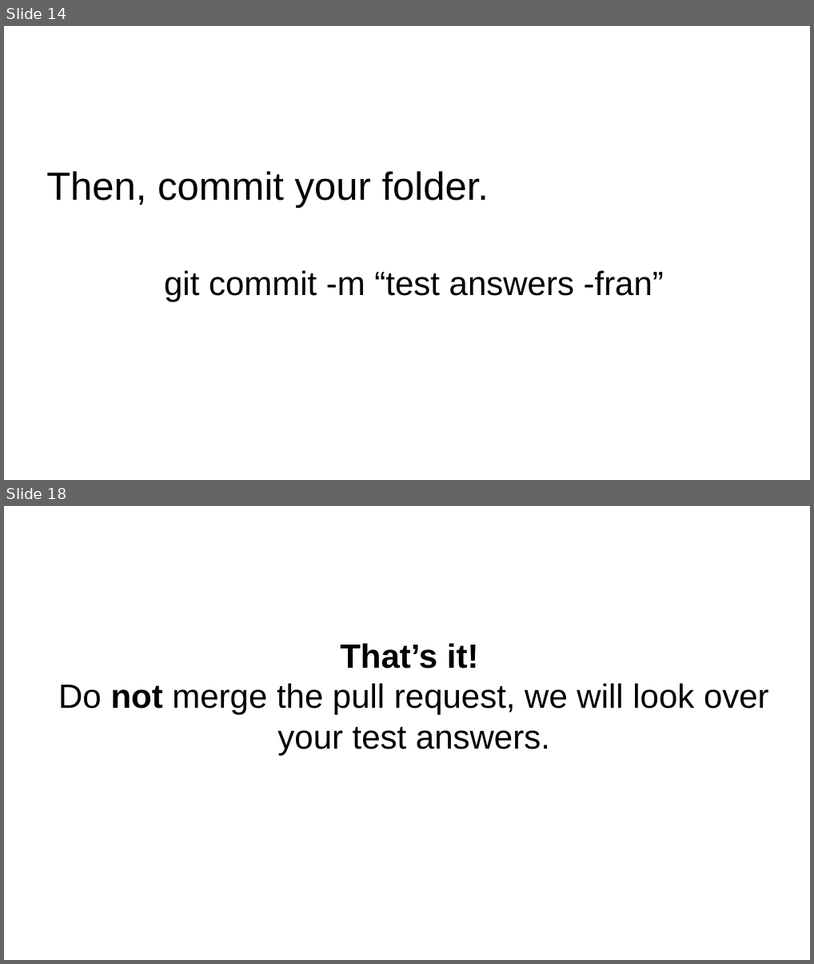
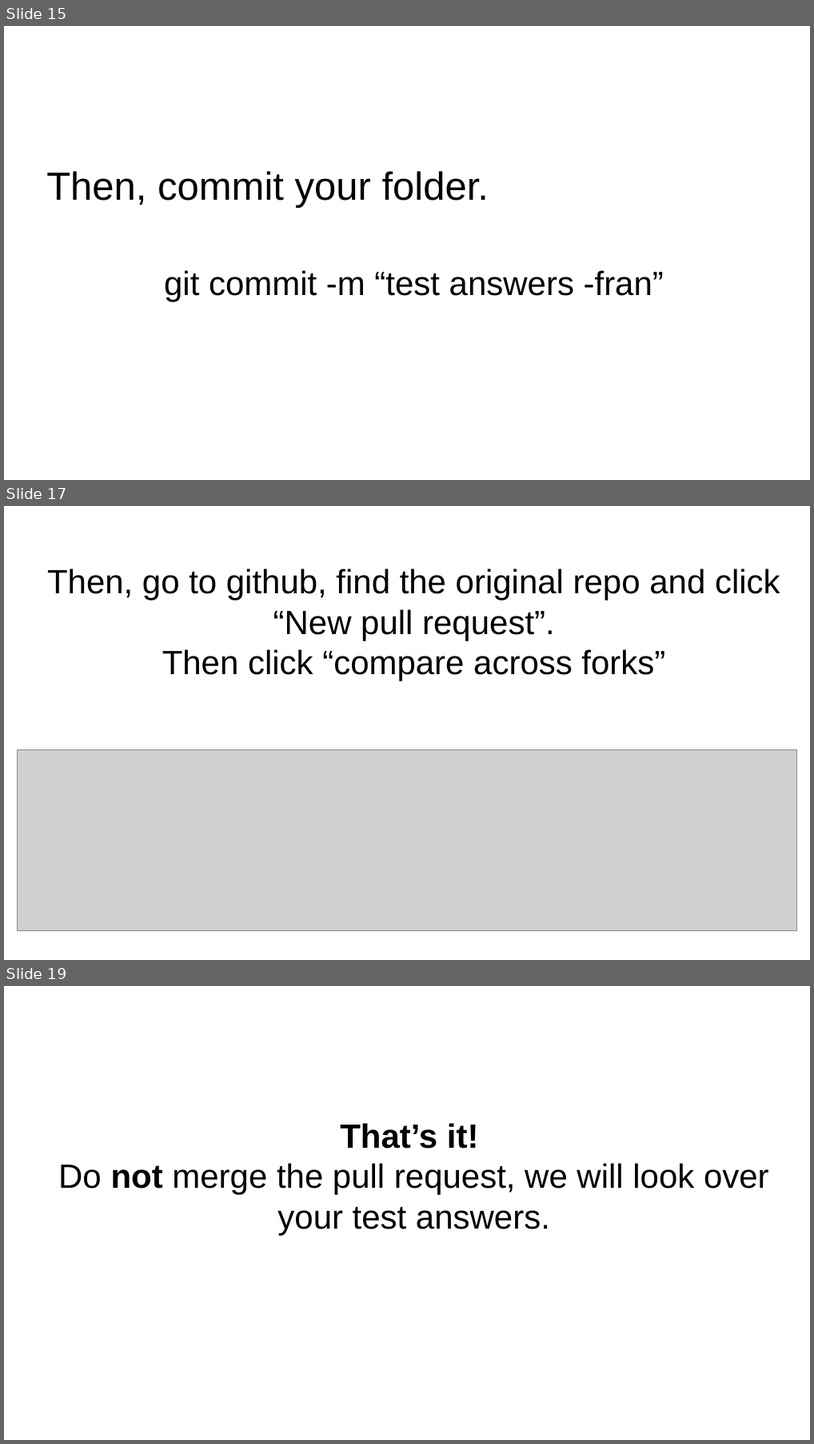
Before and after one commit to codemary/stormstudents, a slide deck: course_material/git.pptx. Shown one above the other, each under a label of ours: slides 14 and 18 before the commit, slides 15, 17 and 19 after it; the slides between them are not shown. The pictures are 814x964 and 814x1444 pixels, drawn with LibreOffice and Linux fonts; fonts in the diff are those of the drawing; grey boxes stand for pictures. Boxes give left, top, right and bottom in pixels: in the first picture for what was removed or moved away, otherwise in the second. Text is boxed around its words. In the diff, an @@ line names an element or a change of style, - is before the commit and + after.

```diff
--- a/course_material/git.pptx
+++ b/course_material/git.pptx
@@ slide 17 added at <box>4,506,810,960</box>, background #FFFFFF @@
@@ title added at <box>47,568,781,681</box>, 30 pt, text #000000 @@
+Then, go to github, find the original repo and click “New pull request”.
+Then click “compare across forks”
@@ picture added at <box>18,749,798,930</box> @@
@@ what was slide 14 is now slide 15 @@
@@ what was slide 18 is now slide 19 @@
```
Also in this commit, not shown: 6 slides changed, 5 other slides added, 5 slides removed.
